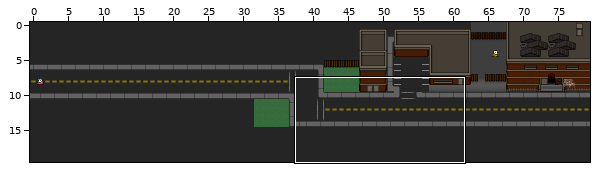
Tiled map -- assets/gauntlet.tmx. The first picture is a wide view before the edit; the outline marks the close-up.
Close-up. The starting point:
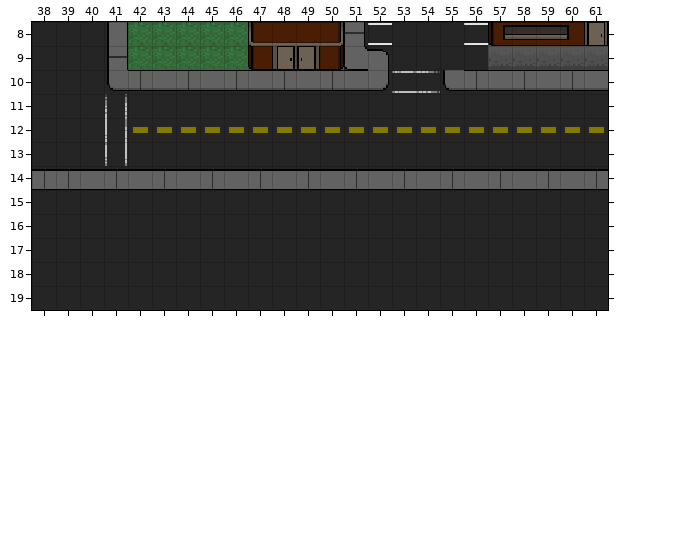
Cells are 16x16 px. Shown: x 38..61, y 8..19. The commit also changed other parts of the map, which this record leaves out.
After:
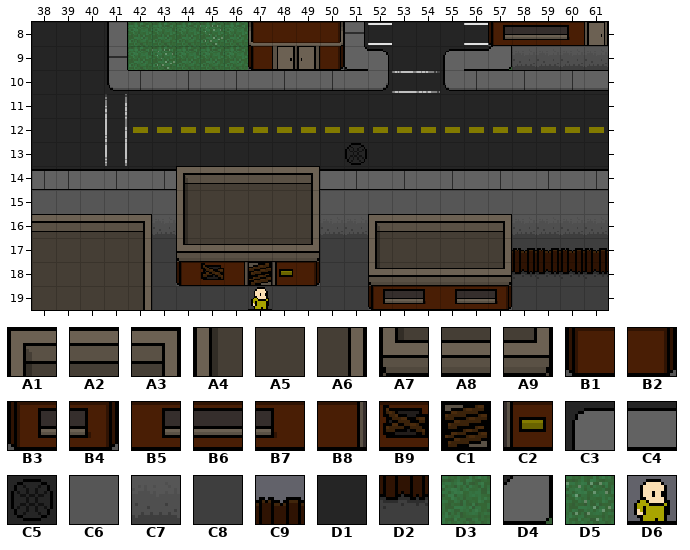
Key: from "ztown": A1 0, A2 1, A3 2, A4 16, A5 17, A6 18, A7 32, A8 33, A9 34, B1 64, B2 65, B3 66, B4 67, B5 70, B6 71, B7 73, B8 76, B9 84, C1 86, C2 94, C3 116, C4 117, C5 122, C6 136, C7 141, C8 156, C9 158, D1 168, D2 174, D3 178, D4 193, D5 194, D6 255.
__ is an empty cell.
From old to new:
Layer "bg":
y 8: x 45 D3 -> D5
y 9: x 43 D3 -> D5; x 55..57 D1 D1 C7 -> C3 C4 D4
y 13: x 51 D1 -> C5
y 15: x 38..61 D1 D1 D1 D1 D1 D1 D1 D1 D1 D1 D1 D1 D1 D1 D1 D1 D1 D1 D1 D1 D1 D1 D1 D1 -> C6 C6 C6 C6 C6 C6 A4 A5 A5 A5 A5 A6 C6 C6 C6 C6 C6 C6 C6 C6 C6 C6 C6 C6
y 16: x 38..61 D1 D1 D1 D1 D1 D1 D1 D1 D1 D1 D1 D1 D1 D1 D1 D1 D1 D1 D1 D1 D1 D1 D1 D1 -> A2 A2 A2 A2 A3 C7 A4 A5 A5 A5 A5 A6 C7 C7 A1 A2 A2 A2 A2 A3 C7 C7 C7 C7
y 17: x 38..61 D1 D1 D1 D1 D1 D1 D1 D1 D1 D1 D1 D1 D1 D1 D1 D1 D1 D1 D1 D1 D1 D1 D1 D1 -> A5 A5 A5 A5 A6 C8 A7 A8 A8 A8 A8 A9 C8 C8 A4 A5 A5 A5 A5 A6 C8 C8 C8 C8
y 18: x 38..61 D1 D1 D1 D1 D1 D1 D1 D1 D1 D1 D1 D1 D1 D1 D1 D1 D1 D1 D1 D1 D1 D1 D1 D1 -> A5 A5 A5 A5 A6 C8 B1 B9 B8 C1 C2 B2 C8 C8 A7 A8 A8 A8 A8 A9 D2 D2 D2 D2
y 19: x 38..61 D1 D1 D1 D1 D1 D1 D1 D1 D1 D1 D1 D1 D1 D1 D1 D1 D1 D1 D1 D1 D1 D1 D1 D1 -> A5 A5 A5 A5 A6 C8 C8 C8 C8 C8 C8 C8 C8 C8 B3 B6 B7 B5 B6 B4 C8 C8 C8 C8
Layer "fg":
y 14: x 44..49 __ __ __ __ __ __ -> A1 A2 A2 A2 A2 A3
y 17: x 58..61 __ __ __ __ -> C9 C9 C9 C9
Layer "placement":
y 19: x 47 __ -> D6
Changed places in both close-ups, as pixel boxes (x1, y1, x2, y2):
changed: (200, 25, 223, 45)
changed: (152, 49, 175, 69)
changed: (443, 46, 512, 70)
changed: (345, 143, 367, 165)
changed: (32, 166, 608, 310)
